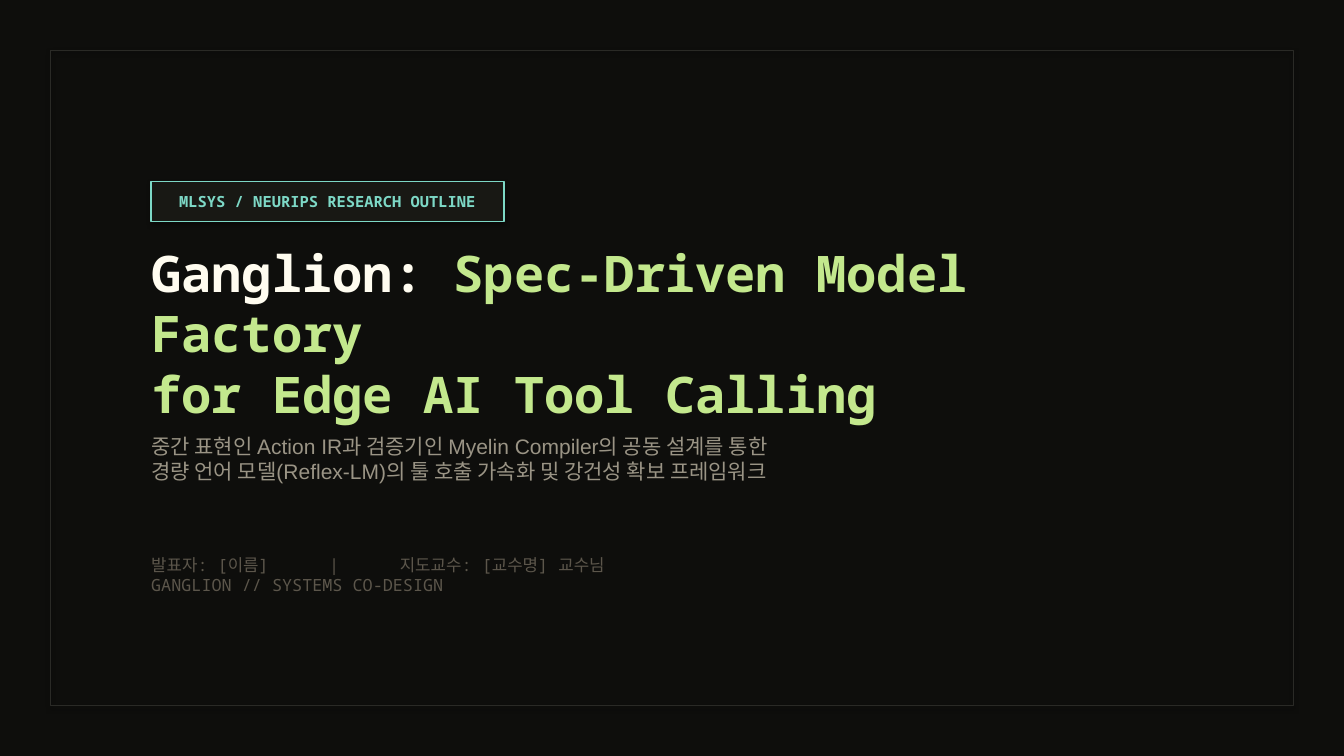
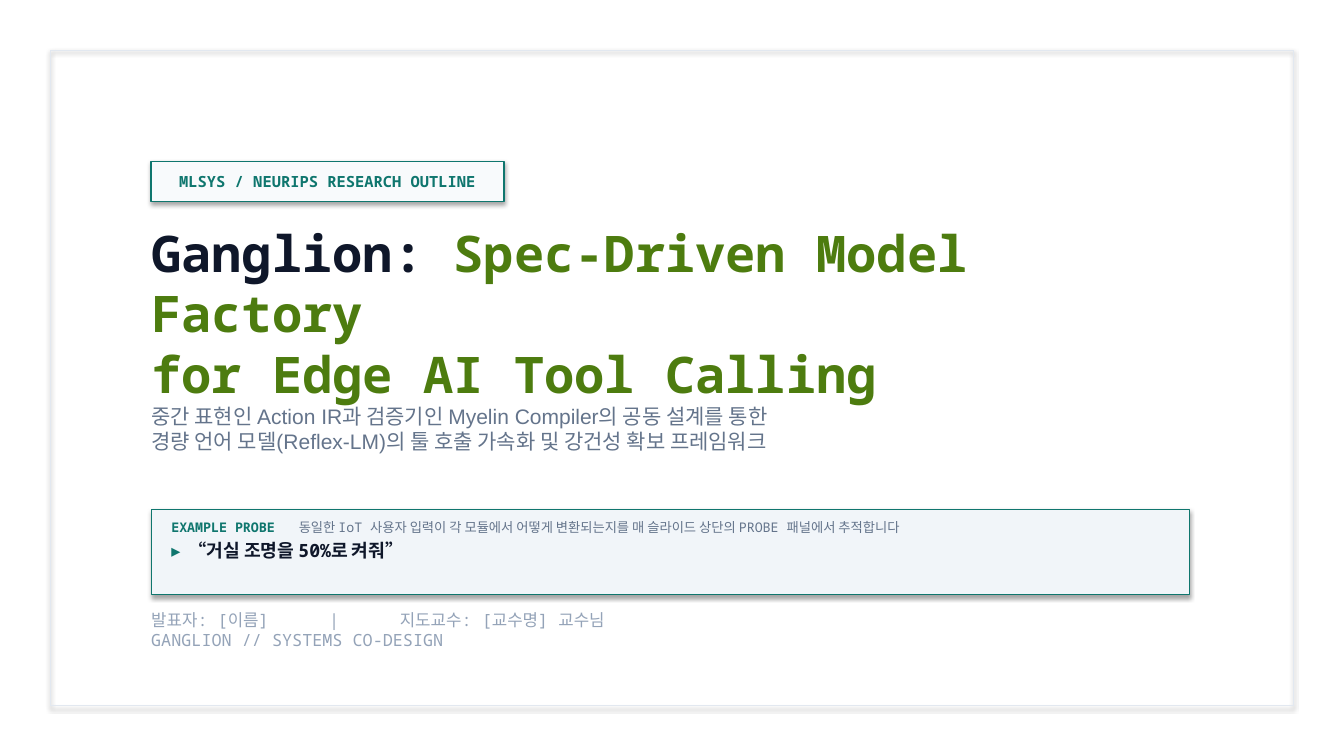
Before and after one commit to rixile9999/ganglion, a slide deck: slide 1 of web/slides.pptx. Drawn at 1344x756 pixels with LibreOffice and Linux fonts; fonts in the diff are those of the drawing. Boxes give left, top, right and bottom in pixels: in the first picture for what was removed or moved away, otherwise in the second. Text is boxed around its words. In the diff, an @@ line names an element or a change of style, - is before the commit and + after.

```diff
--- a/web/slides.pptx
+++ b/web/slides.pptx
@@ background #0E0E0C to #FFFFFF @@
@@ rectangle at bbox=[50, 50, 1294, 706]: outline #2A2A26 1 pt to #E2E8F0 1 pt @@
@@ rectangle "MLSYS / NEURIPS RESEARCH OUTLINE": place and size @@
-rectangle "MLSYS / NEURIPS RESEARCH OUTLINE" at bbox=[151, 181, 504, 222]
+rectangle "MLSYS / NEURIPS RESEARCH OUTLINE" at bbox=[151, 161, 504, 202]
@@ rectangle "MLSYS / NEURIPS RESEARCH OUTLINE" at bbox=[151, 161, 504, 202]: text colour #7DD8C6 to #0F766E; fill #181814 to #F8FAFC; outline #7DD8C6 1 pt to #0F766E 1 pt @@
@@ text "Ganglion: Spec-Driven Model Factory for ...": place and size @@
-text "Ganglion: Spec-Driven Model Factory for ..." at bbox=[151, 253, 967, 426]
+text "Ganglion: Spec-Driven Model Factory for ..." at bbox=[151, 233, 967, 406]
@@ text "Ganglion: Spec-Driven Model Factory for ..." at bbox=[151, 233, 967, 406]: text colour #FFFCF0 to #0F172A in "Ganglion: for Edge AI Tool Calling"; text colour #C3E88D to #4D7C0F in "Spec-Driven Model Factory" @@
@@ text "중간 표현인 Action IR과 검증기인 ...": place and size @@
-text "중간 표현인 Action IR과 검증기인 ..." at bbox=[151, 436, 768, 484]
+text "중간 표현인 Action IR과 검증기인 ..." at bbox=[151, 406, 768, 454]
@@ text "중간 표현인 Action IR과 검증기인 ..." at bbox=[151, 406, 768, 454]: text colour #9A9485 to #64748B @@
@@ rectangle added at bbox=[151, 509, 1190, 595], fill #F1F5F9, outline #0F766E 0.75 pt, 9.5 pt, text #64748B @@
+EXAMPLE PROBE 동일한 IoT 사용자 입력이 각 모듈에서 어떻게 변환되는지를 매 슬라이드 상단의 PROBE 패널에서 추적합니다
+▸ “거실 조명을 50%로 켜줘”
@@ text "발표자: [이름] | 지도교수: [교수명] ...": place and size @@
-text "발표자: [이름] | 지도교수: [교수명] ..." at bbox=[151, 557, 604, 591]
+text "발표자: [이름] | 지도교수: [교수명] ..." at bbox=[151, 612, 604, 646]
@@ text "발표자: [이름] | 지도교수: [교수명] ..." at bbox=[151, 612, 604, 646]: text colour #5C564B to #94A3B8 @@
```
Also in this commit, not shown: 7 other slides changed, 1 other file.
